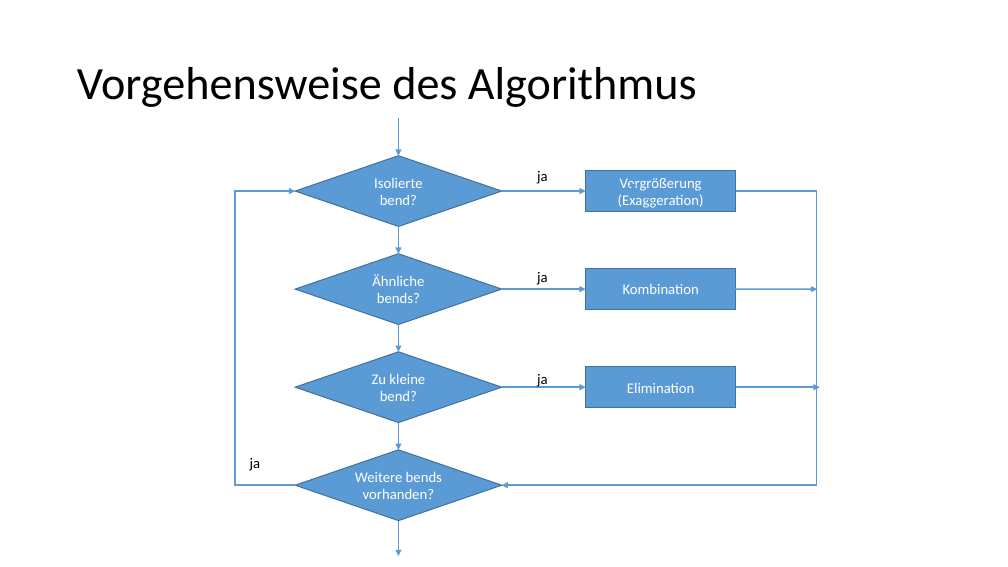
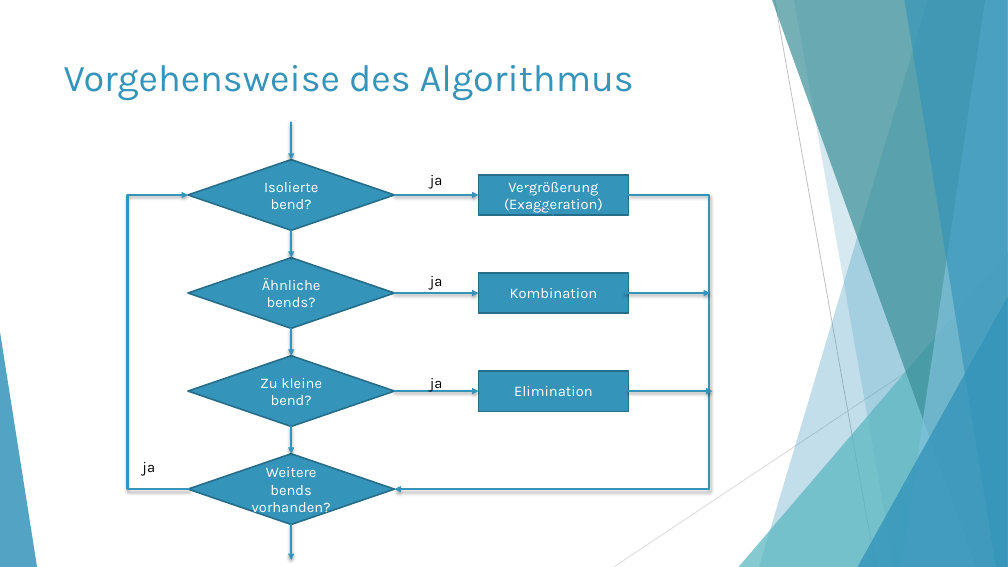
Before and after one commit to moritzhe/algokarto, a slide deck: slide 9 of Wang-Müller.pptx. Drawn at 1008x567 pixels with LibreOffice and Linux fonts; fonts in the diff are those of the drawing. Boxes give left, top, right and bottom in pixels: in the first picture for what was removed or moved away, otherwise in the second. Text is boxed around its words. In the diff, an @@ line names an element or a change of style, - is before the commit and + after.

Commit message:
Add design to presentation

```diff
--- a/Wang-Müller.pptx
+++ b/Wang-Müller.pptx
@@ title "Vorgehensweise des Algorithmus": place and size @@
-title "Vorgehensweise des Algorithmus" at (77, 67, 697, 107)
+title "Vorgehensweise des Algorithmus" at (64, 65, 634, 101)
@@ title "Vorgehensweise des Algorithmus" at (64, 65, 634, 101): size 44 to 36 pt, font Calibri to Karla, text colour #000000 to #3494BA; line spacing 0.9 to 1; vertical alignment middle to top @@
@@ arrow (291, 123) - (291, 160): stroke #5B9BD5 1.5 pt to #3494BA 2 pt @@
@@ elbow arrow (189, 489) - (188, 195): stroke #5B9BD5 1.5 pt to #3494BA 2 pt @@
@@ arrow (395, 195) - (479, 195): stroke #5B9BD5 1.5 pt to #3494BA 2 pt @@
@@ elbow arrow (628, 195) - (395, 489): stroke #5B9BD5 1.5 pt to #3494BA 2 pt @@
@@ arrow (554, 216) - (523, 187): stroke #5B9BD5 0.5 pt to #3494BA 1 pt @@
@@ arrow (291, 231) - (291, 258): stroke #5B9BD5 1.5 pt to #3494BA 2 pt @@
@@ 4 diamonds, 4 arrows, 3 rectangles, 3 texts, 2 elbow arrows: place and size @@
-4 diamonds, 4 arrows, 3 rectangles, 3 texts, 2 elbow arrows at (234, 156, 817, 521)
+4 diamonds, 4 arrows, 3 rectangles, 3 texts, 2 elbow arrows at (127, 160, 709, 525)
@@ arrow (395, 293) - (479, 293): stroke #5B9BD5 1.5 pt to #3494BA 2 pt @@
@@ arrow (626, 293) - (710, 293): stroke #5B9BD5 1.5 pt to #3494BA 2 pt @@
@@ 7 arrows, 1 text: place and size @@
-7 arrows, 1 text at (250, 119, 820, 557)
+7 arrows, 1 text at (142, 123, 713, 560)
@@ arrow (291, 328) - (291, 356): stroke #5B9BD5 1.5 pt to #3494BA 2 pt @@
@@ group added at (0, 0, 1008, 567): 5 freeform shapes, 3 triangles, 2 lines @@
@@ font Calibri to Karla; fill #5B9BD5 to #3494BA; outline #43739E 1 pt to #266D8A 1.5 pt in 7 elements at (188, 160, 395, 231), (188, 258, 395, 329), (188, 454, 395, 525), (479, 175, 628, 216), (479, 273, 628, 314), (188, 356, 395, 427), (479, 371, 628, 412) @@
@@ arrow (395, 391) - (479, 391): stroke #5B9BD5 1.5 pt to #3494BA 2 pt @@
@@ arrow (628, 391) - (713, 391): stroke #5B9BD5 1.5 pt to #3494BA 2 pt @@
@@ arrow (291, 426) - (291, 454): stroke #5B9BD5 1.5 pt to #3494BA 2 pt @@
@@ font Calibri to Karla in 4 elements at (430, 378, 443, 392), (430, 276, 443, 290), (430, 175, 443, 189), (142, 462, 155, 476) @@
@@ arrow (291, 525) - (291, 560): stroke #5B9BD5 1.5 pt to #3494BA 2 pt @@
```
Also in this commit, not shown: 14 other slides changed, 1 slide added, 1 slide removed.
